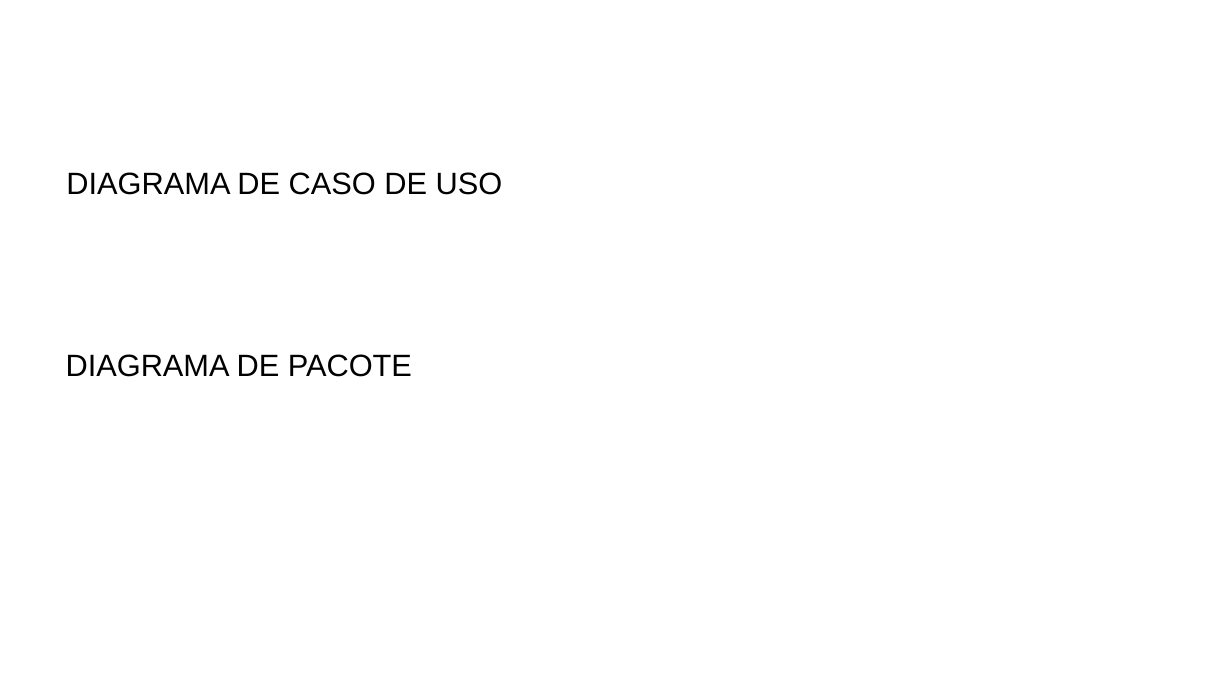
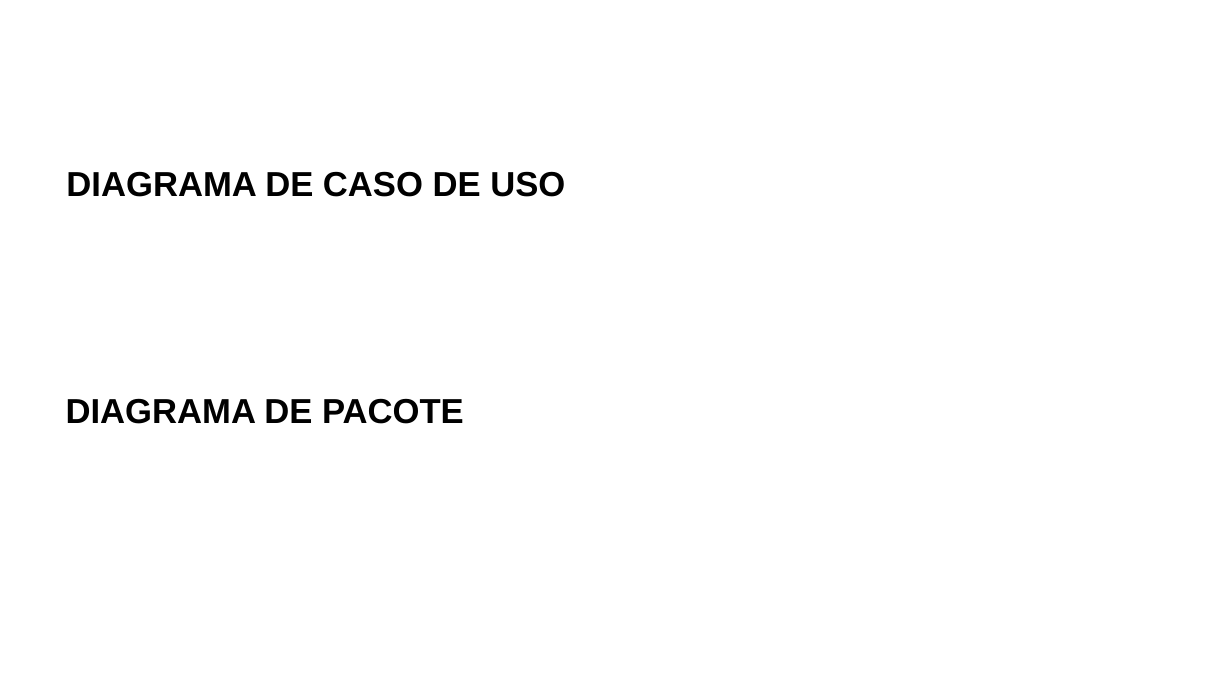
Before and after one commit to JoseAlfredo-afk/ElderConnect, a slide deck: slide 16 of Apresentacao/Faitec_2026_EldeConnect-Rev.pptx. Drawn at 1232x693 pixels with LibreOffice and Linux fonts; fonts in the diff are those of the drawing; background and template pictures are left out. Boxes give left, top, right and bottom in pixels: in the first picture for what was removed or moved away, otherwise in the second. Text is boxed around its words. In the diff, an @@ line names an element or a change of style, - is before the commit and + after.

Commit message:
docs: atualizacao diagram ade pacote

```diff
--- a/Apresentacao/Faitec_2026_EldeConnect-Rev.pptx
+++ b/Apresentacao/Faitec_2026_EldeConnect-Rev.pptx
@@ text "DIAGRAMA DE CASO DE USO" at [66, 171, 565, 197]: size 48 to 54 pt, bold on @@
@@ text "DIAGRAMA DE PACOTE" at [66, 398, 464, 424]: size 48 to 54 pt, bold on @@
@@ text "DIAGRAMA DE PACOTE": place and size @@
-text "DIAGRAMA DE PACOTE" at [66, 354, 412, 377]
+text "DIAGRAMA DE PACOTE" at [66, 398, 464, 424]
```
Also in this commit, not shown: 8 other slides changed, 2 other files.
